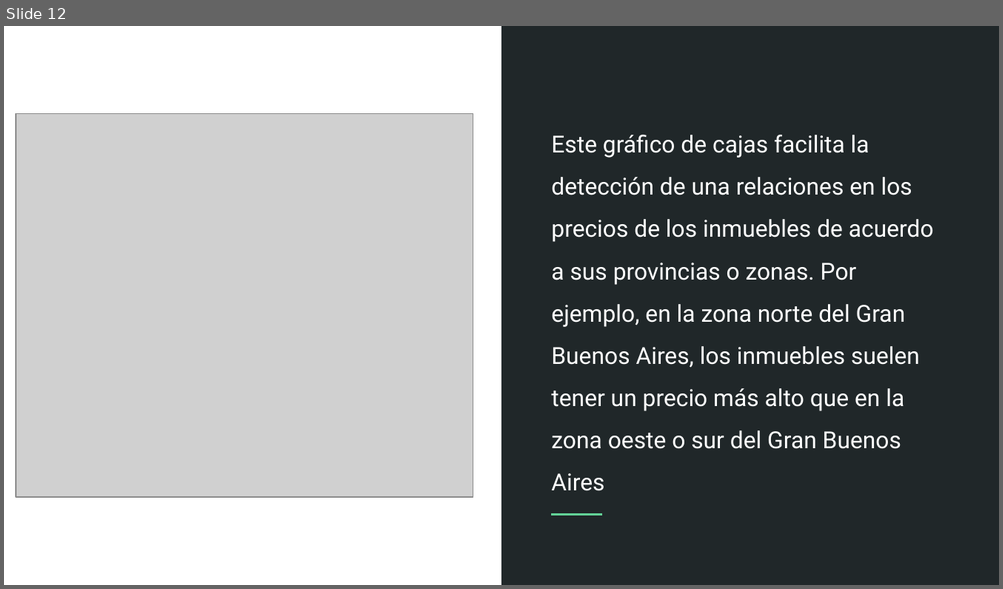
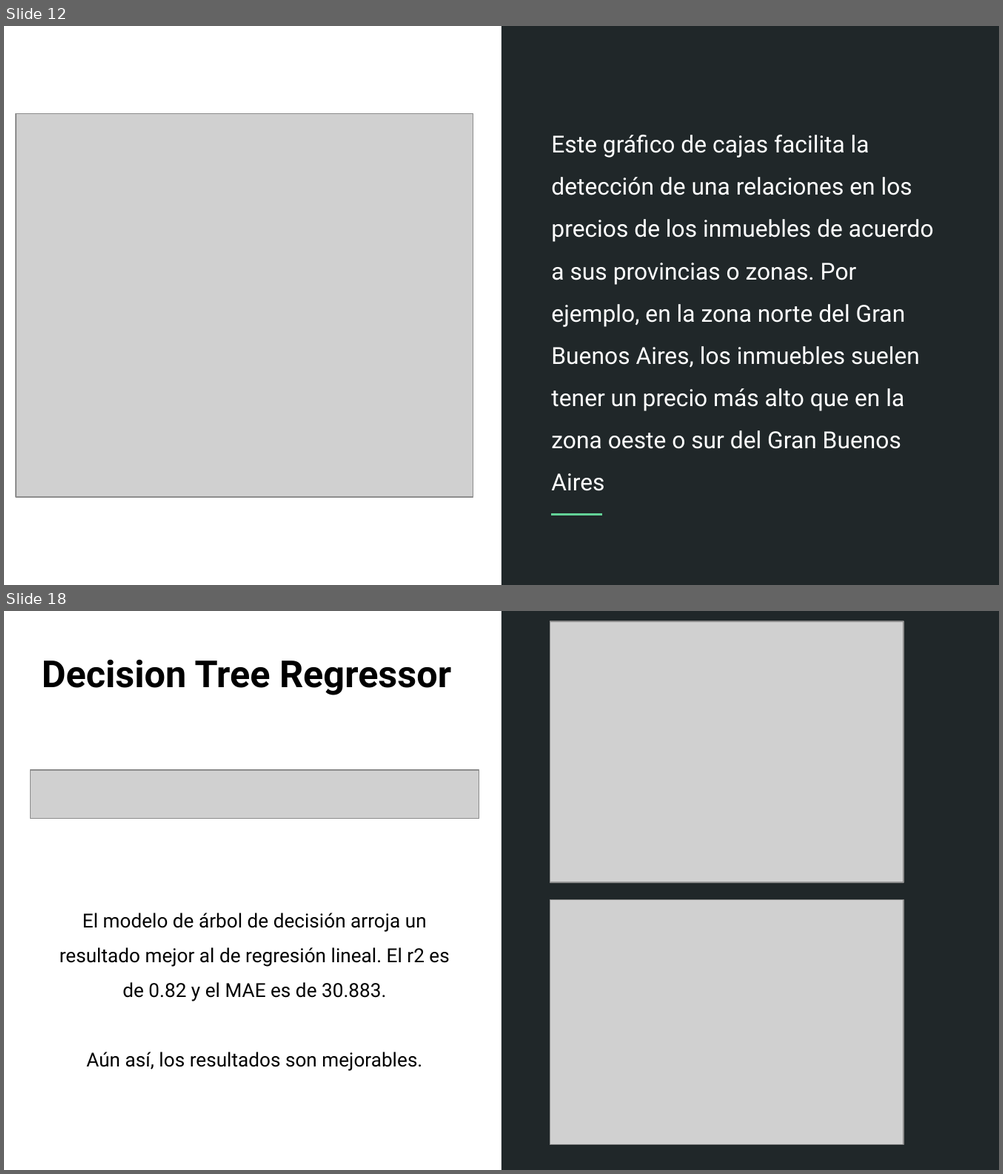
Before and after one commit to marcoavillani/argprops, a slide deck: Predicción de Precios Inmobiliarios.pptx. Shown one above the other, each under a label of ours: slide 12 before the commit, slides 12 and 18 after it; the slides between them are not shown. The pictures are 1003x589 and 1003x1174 pixels, drawn with LibreOffice and Linux fonts; fonts in the diff are those of the drawing; grey boxes stand for pictures. Boxes give left, top, right and bottom in pixels: in the first picture for what was removed or moved away, otherwise in the second. Text is boxed around its words. In the diff, an @@ line names an element or a change of style, - is before the commit and + after.

```diff
--- a/Predicción de Precios Inmobiliarios.pptx
+++ b/Predicción de Precios Inmobiliarios.pptx
@@ slide 18 added at [4,611,999,1170], background #FFFFFF; not listed: 2 template elements that a slide beside it also shows @@
@@ picture added at [550,622,903,883] @@
@@ text added at [42,659,451,695], 27 pt, text #000000, bold @@
+Decision Tree Regressor
@@ picture added at [30,770,478,819] @@
@@ text added at [60,913,449,1071], 14 pt, text #000000 @@
+El modelo de árbol de decisión arroja un resultado mejor al de regresión lineal. El r2 es de 0.82 y el MAE es de 30.883.
+Aún así, los resultados son mejorables.
@@ picture added at [550,900,903,1145] @@
```
Also in this commit, not shown: 1 slide changed, 10 other slides added, 1 slide removed, 1 other file.
